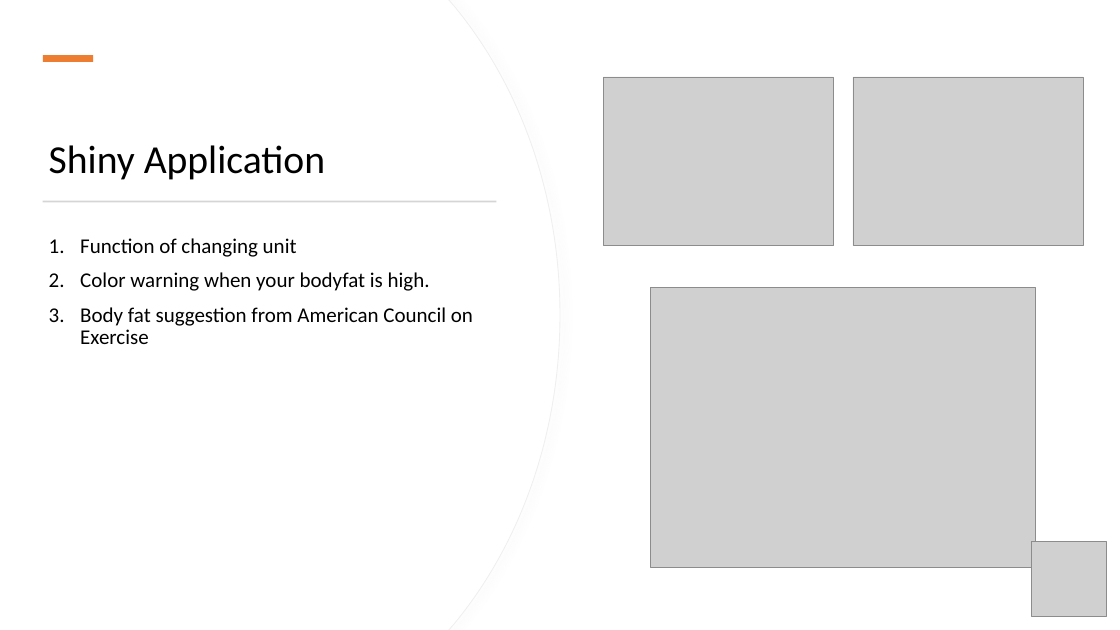
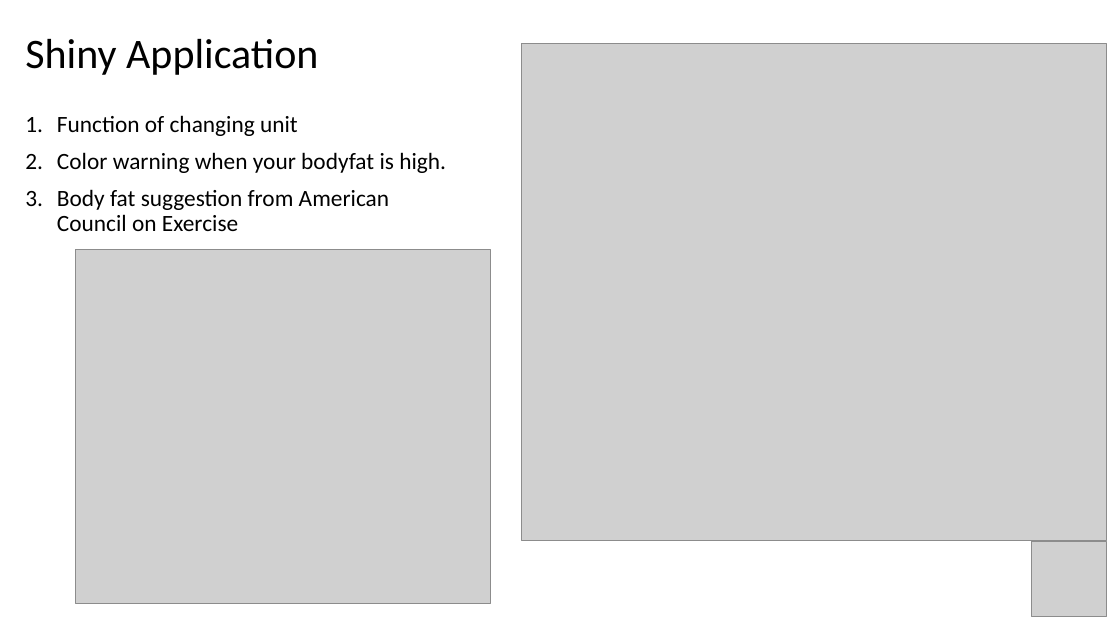
Before and after one commit to heitinamoranika/Module_2, a slide deck: slide 5 of Presentation/4 Rui Huang.pptx. Drawn at 1120x630 pixels with LibreOffice and Linux fonts; fonts in the diff are those of the drawing; grey boxes stand for pictures. Boxes give left, top, right and bottom in pixels: in the first picture for what was removed or moved away, otherwise in the second. Text is boxed around its words. In the diff, an @@ line names an element or a change of style, - is before the commit and + after.

```diff
--- a/Presentation/4 Rui Huang.pptx
+++ b/Presentation/4 Rui Huang.pptx
@@ freeform shape removed at (0,0,560,630) @@
@@ freeform shape removed at (0,0,560,630) @@
@@ title "Shiny Application": place and size @@
-title "Shiny Application" at (49,145,325,180)
+title "Shiny Application" at (25,39,318,75)
@@ title "Shiny Application" at (25,39,318,75): size 34 to 36 pt @@
@@ rectangle removed at (43,55,93,62) @@
@@ picture added at (522,44,1107,540) @@
@@ picture removed at (603,77,833,246) @@
@@ picture removed at (853,77,1083,246) @@
@@ text "Function of changing unit": place and size @@
-text "Function of changing unit" at (80,238,473,344)
+text "Function of changing unit" at (57,115,446,231)
@@ text "Function of changing unit" at (57,115,446,231): size 18 to 20 pt @@
@@ rectangle removed at (43,201,497,202) @@
@@ picture added at (76,250,491,603) @@
@@ picture removed at (651,287,1036,568) @@
```
Also in this commit, not shown: 5 other slides changed, 9 other files.
